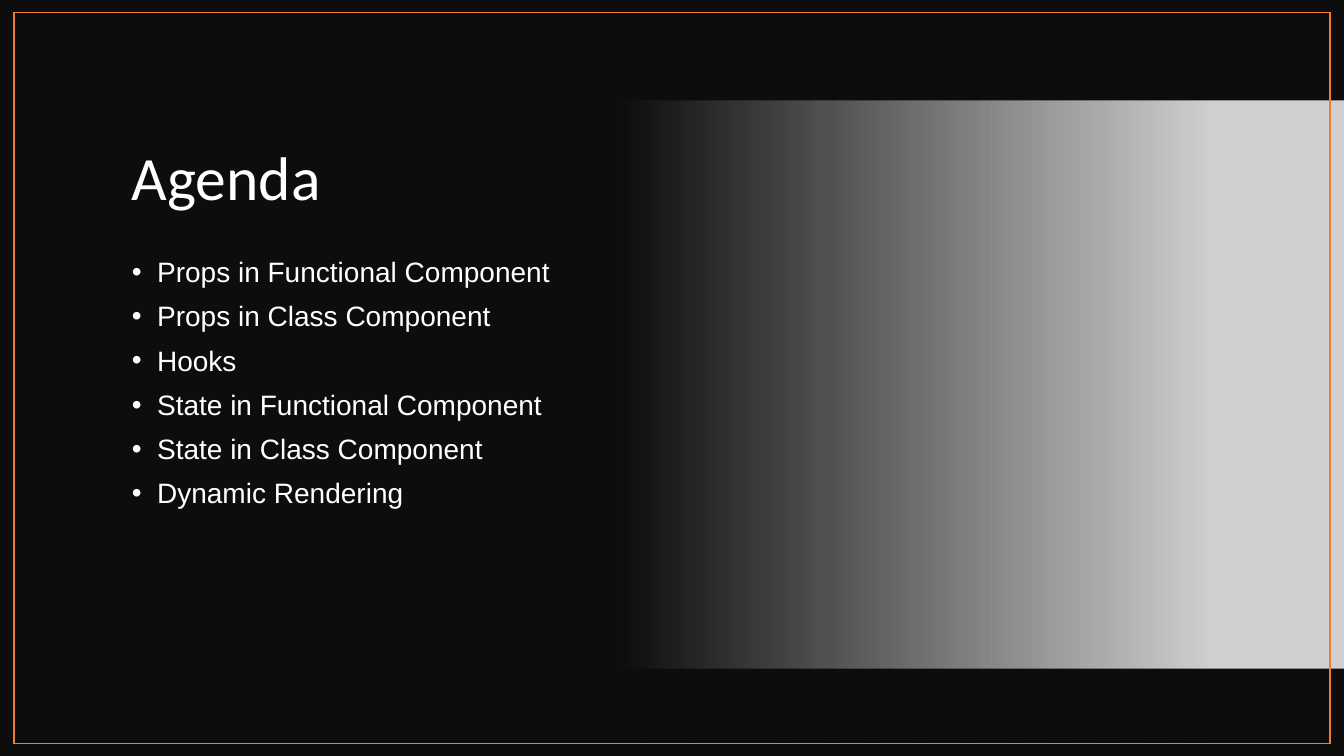
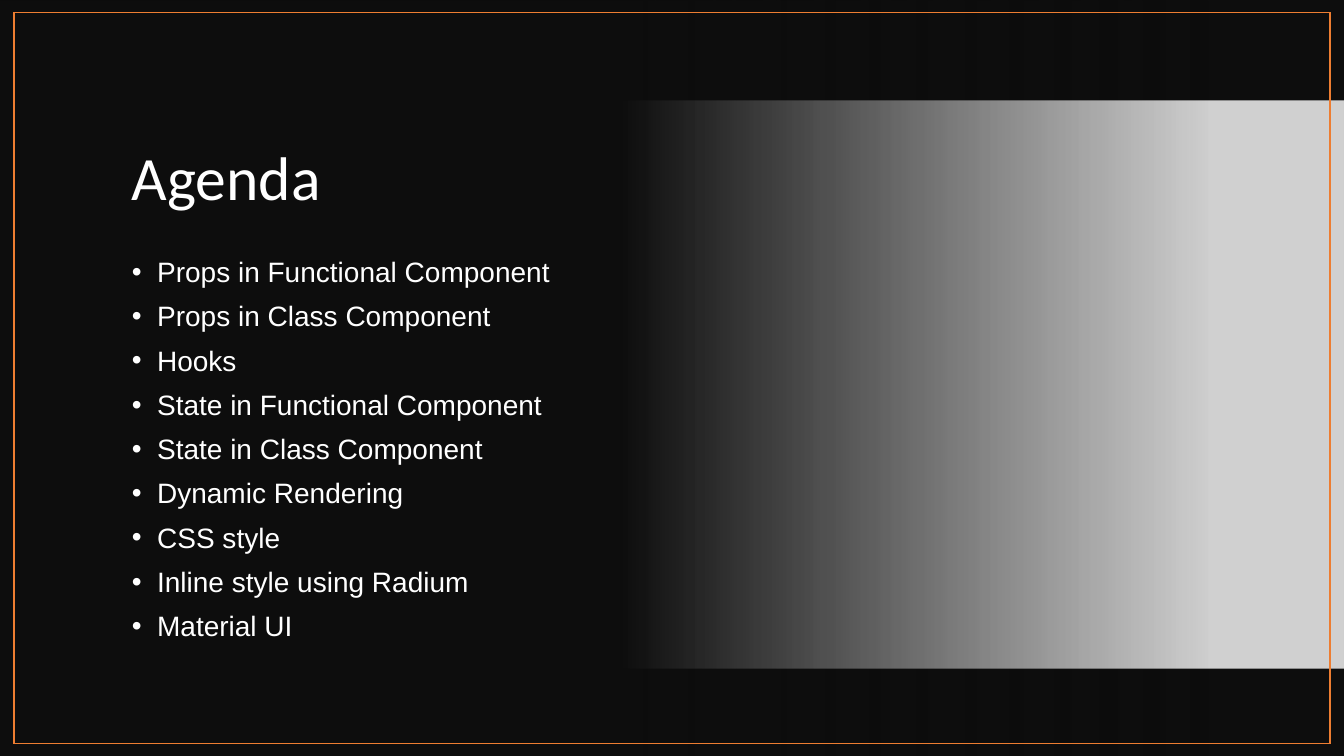
Before and after one commit to SivaPrasannaS/skg, a slide deck: slide 3 of react/study_materials/React.pptx. Drawn at 1344x756 pixels with LibreOffice and Linux fonts; fonts in the diff are those of the drawing; grey boxes stand for pictures. Boxes give left, top, right and bottom in pixels: in the first picture for what was removed or moved away, otherwise in the second. Text is boxed around its words. In the diff, an @@ line names an element or a change of style, - is before the commit and + after.

```diff
--- a/react/study_materials/React.pptx
+++ b/react/study_materials/React.pptx
@@ text at (x1=157, y1=527, x2=469, y2=637): paragraphs added @@
+• CSS style
+• Inline style using Radium
+• Material UI
```
Also in this commit, not shown: 3 slides added, 1 other file.
